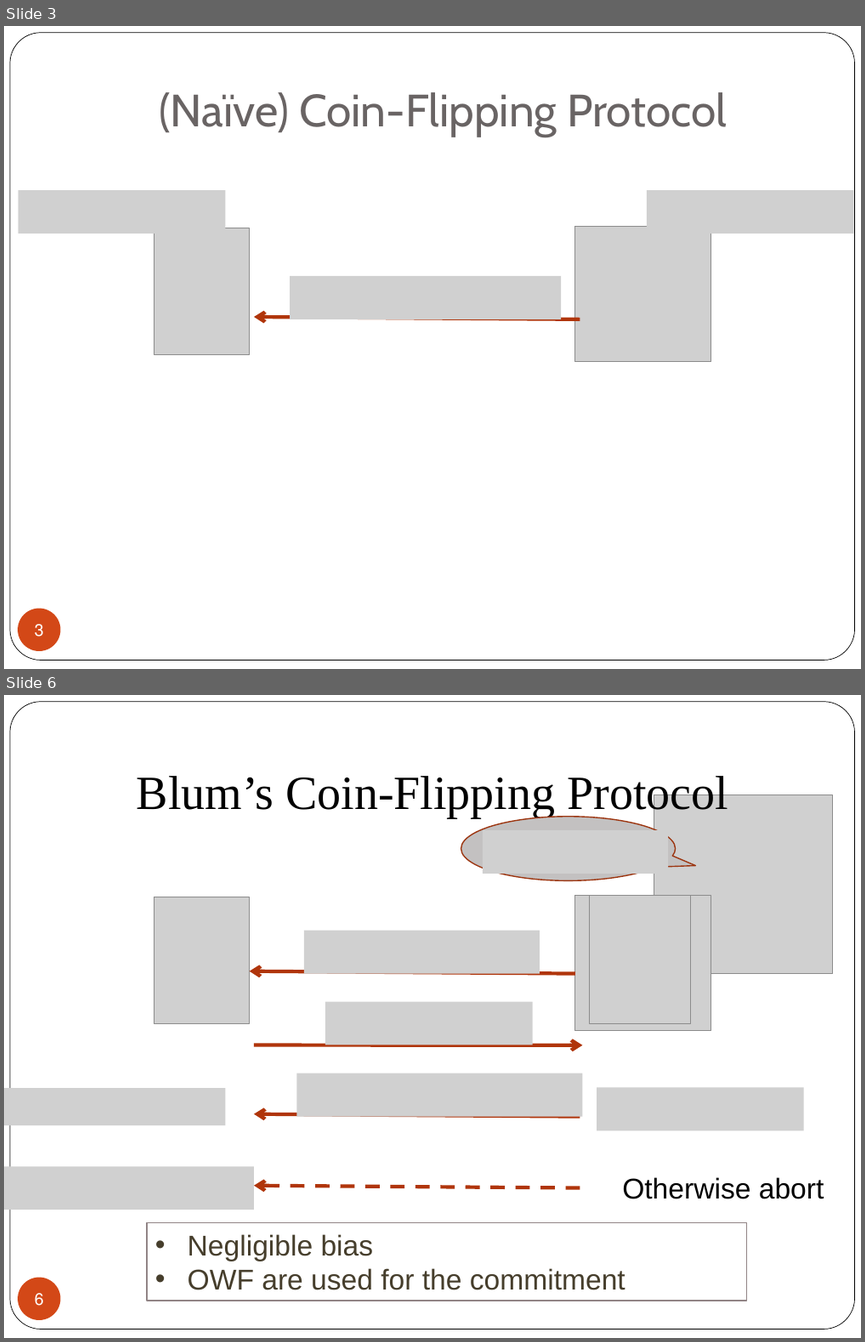
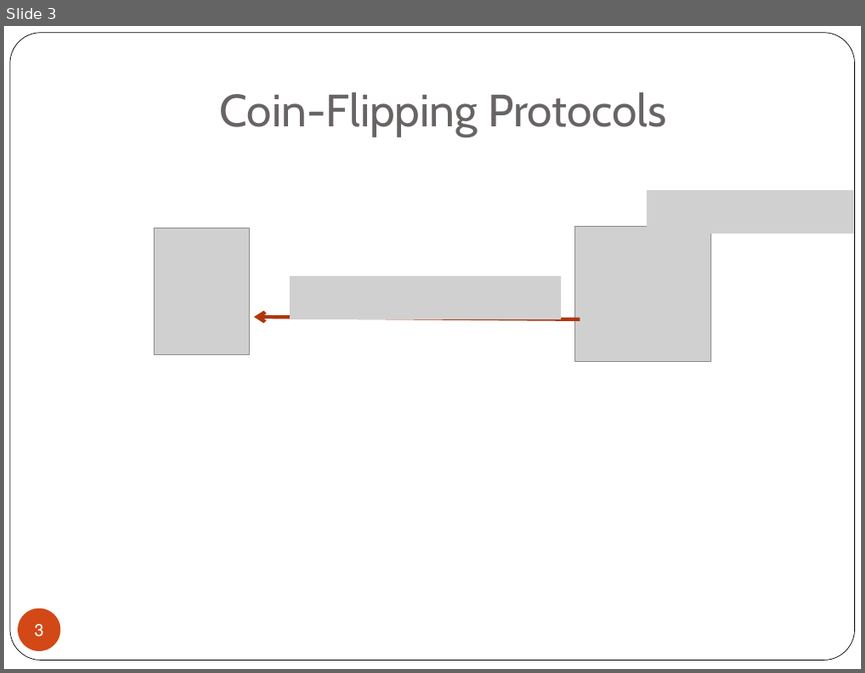
Before and after one commit to iftachh/MyHomepage, a slide deck: papers/CoinFlipping/Seminar.pptx. Shown one above the other, each under a label of ours: slides 3 and 6 before the commit, slide 3 after it; the slides between them are not shown. The pictures are 865x1342 and 865x673 pixels, drawn with LibreOffice and Linux fonts; fonts in the diff are those of the drawing; grey boxes stand for pictures. Boxes give left, top, right and bottom in pixels: in the first picture for what was removed or moved away, otherwise in the second. Text is boxed around its words. In the diff, an @@ line names an element or a change of style, - is before the commit and + after.

```diff
--- a/papers/CoinFlipping/Seminar.pptx
+++ b/papers/CoinFlipping/Seminar.pptx
@@ slide 6 removed at [4, 695, 861, 1338], background #FFFFFF; not listed: 1 template element that a slide beside it also shows @@
@@ title removed at [137, 776, 728, 818] @@
-Blum’s Coin-Flipping Protocol
@@ picture removed at [653, 795, 832, 974] @@
@@ speech bubble removed at [460, 817, 675, 881] @@
@@ picture removed at [482, 830, 668, 873] @@
@@ picture removed at [154, 897, 249, 1023] @@
@@ picture removed at [575, 895, 711, 1030] @@
@@ picture removed at [589, 895, 690, 1023] @@
@@ picture removed at [304, 930, 540, 974] @@
@@ arrow removed from (575, 974) to (249, 971) @@
@@ picture removed at [325, 1002, 533, 1044] @@
@@ arrow removed from (254, 1044) to (582, 1045) @@
@@ picture removed at [297, 1073, 582, 1116] @@
@@ picture removed at [4, 1088, 226, 1125] @@
@@ picture removed at [597, 1088, 804, 1130] @@
@@ arrow removed from (579, 1117) to (254, 1114) @@
@@ picture removed at [4, 1166, 254, 1209] @@
@@ text removed at [622, 1177, 824, 1199] @@
-Otherwise abort
@@ arrow removed from (579, 1188) to (254, 1185) @@
@@ rectangle removed at [147, 1223, 747, 1301] @@
-• Negligible bias
-• OWF are used for the commitment
@@ page number removed at [18, 1276, 61, 1320] @@
-6
@@ slide 3 changed as well @@
@@ text at [220, 92, 666, 136]: text changed @@
-(Naïve) Coin-Flipping Protocol
+Coin-Flipping Protocols
@@ picture removed at [18, 191, 226, 233] @@
```
Also in this commit, not shown: 20 other slides changed, 1 slide added, 3 other slides removed.
